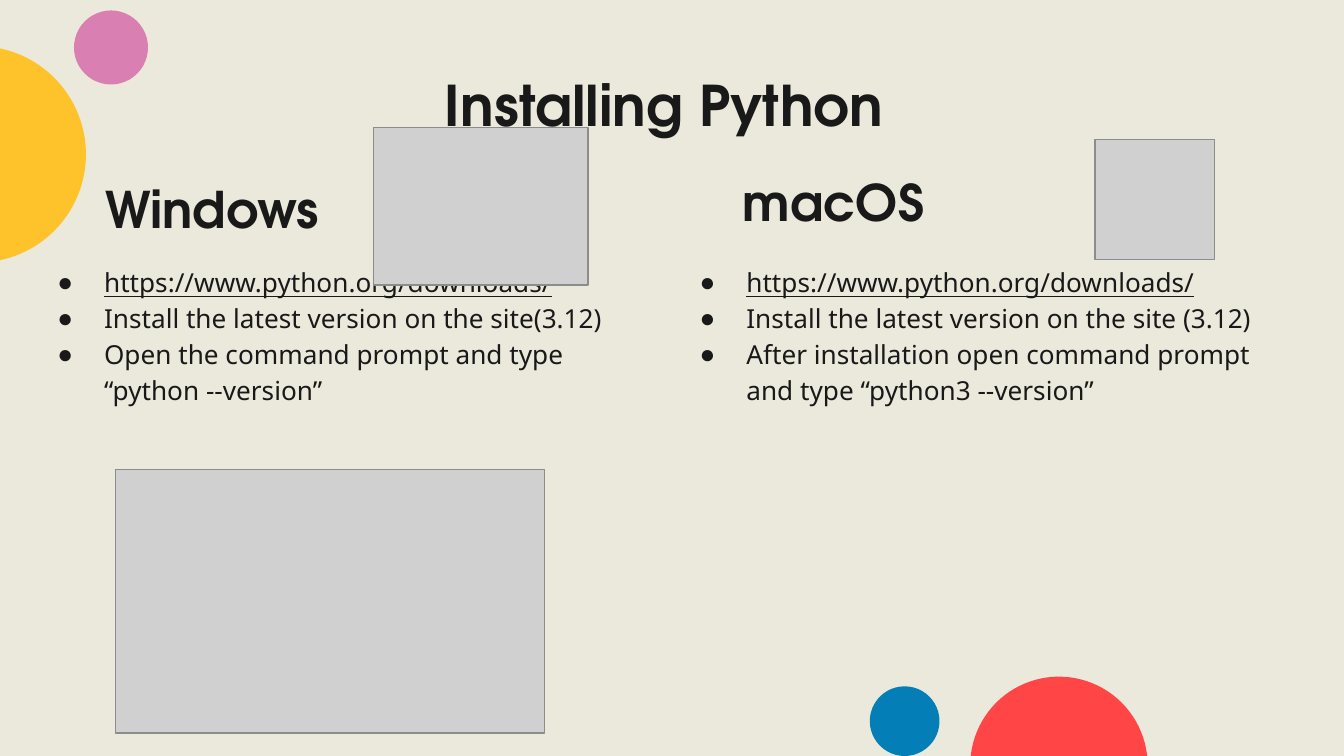
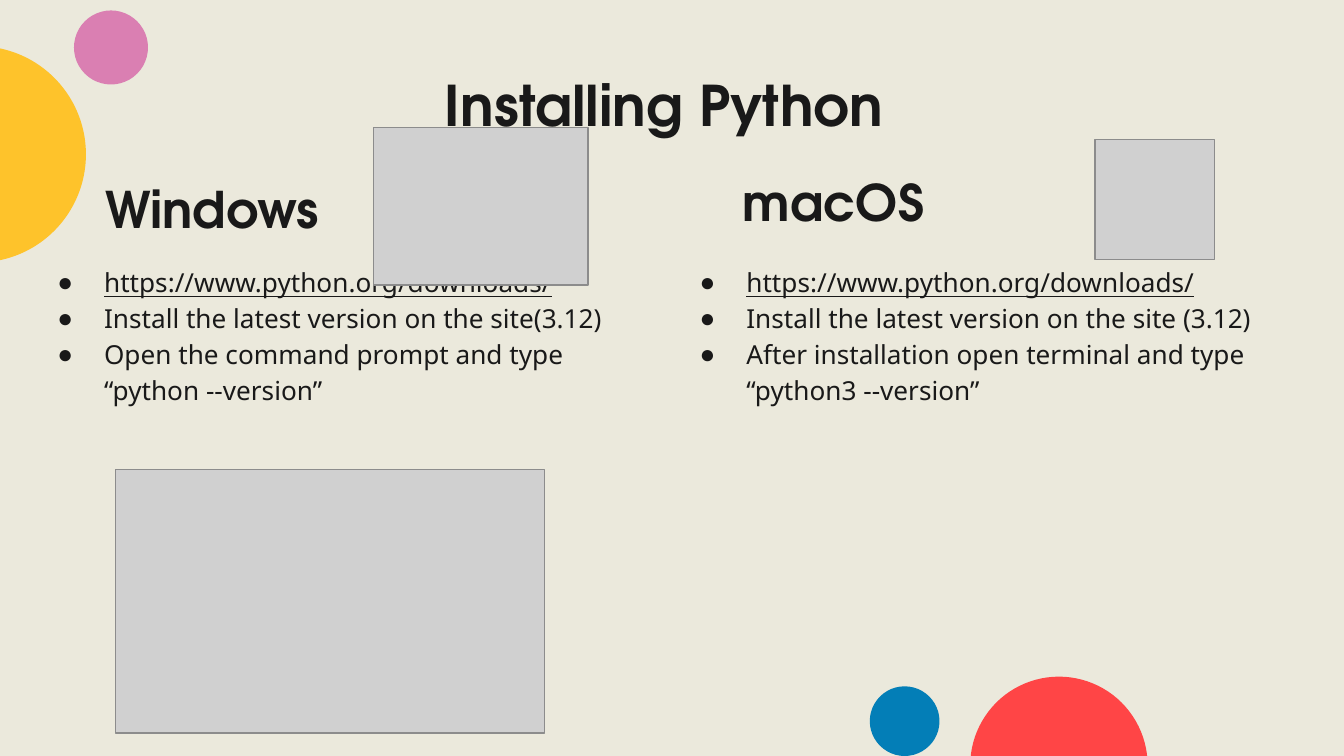
Before and after one commit to Ahmed-Ansari02/UCL-CSS-Python-Bootcamp, a slide deck: slide 8 of week1/Programming bootcamp week 1.pptx. Drawn at 1344x756 pixels with LibreOffice and Linux fonts; fonts in the diff are those of the drawing; grey boxes stand for pictures. Boxes give left, top, right and bottom in pixels: in the first picture for what was removed or moved away, otherwise in the second. Text is boxed around its words. In the diff, an @@ line names an element or a change of style, - is before the commit and + after.

```diff
--- a/week1/Programming bootcamp week 1.pptx
+++ b/week1/Programming bootcamp week 1.pptx
@@ text at box(746, 344, 1245, 407): text changed @@
-● After installation open command prompt and type “python3 --version”
+● After installation open terminal and type “python3 --version”
```
Also in this commit, not shown: 3 other slides changed, 3 slides removed, 20 other files.
